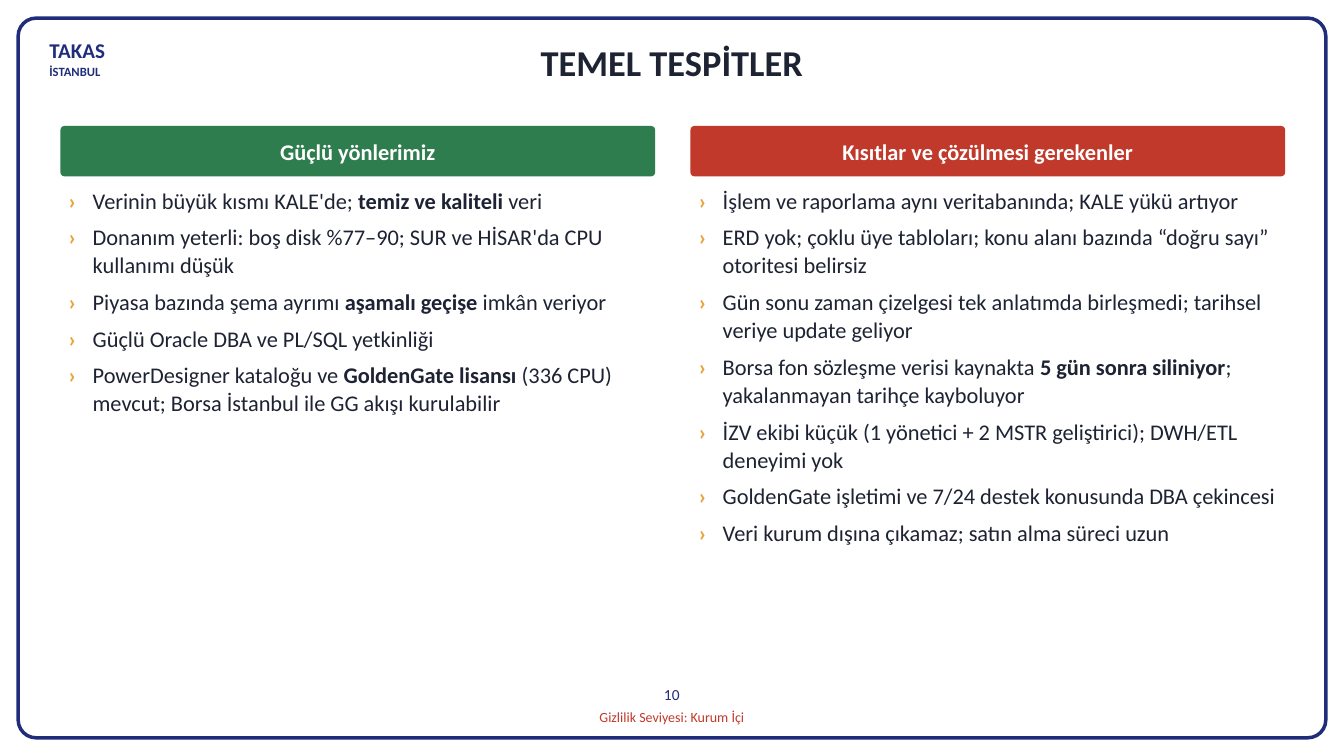
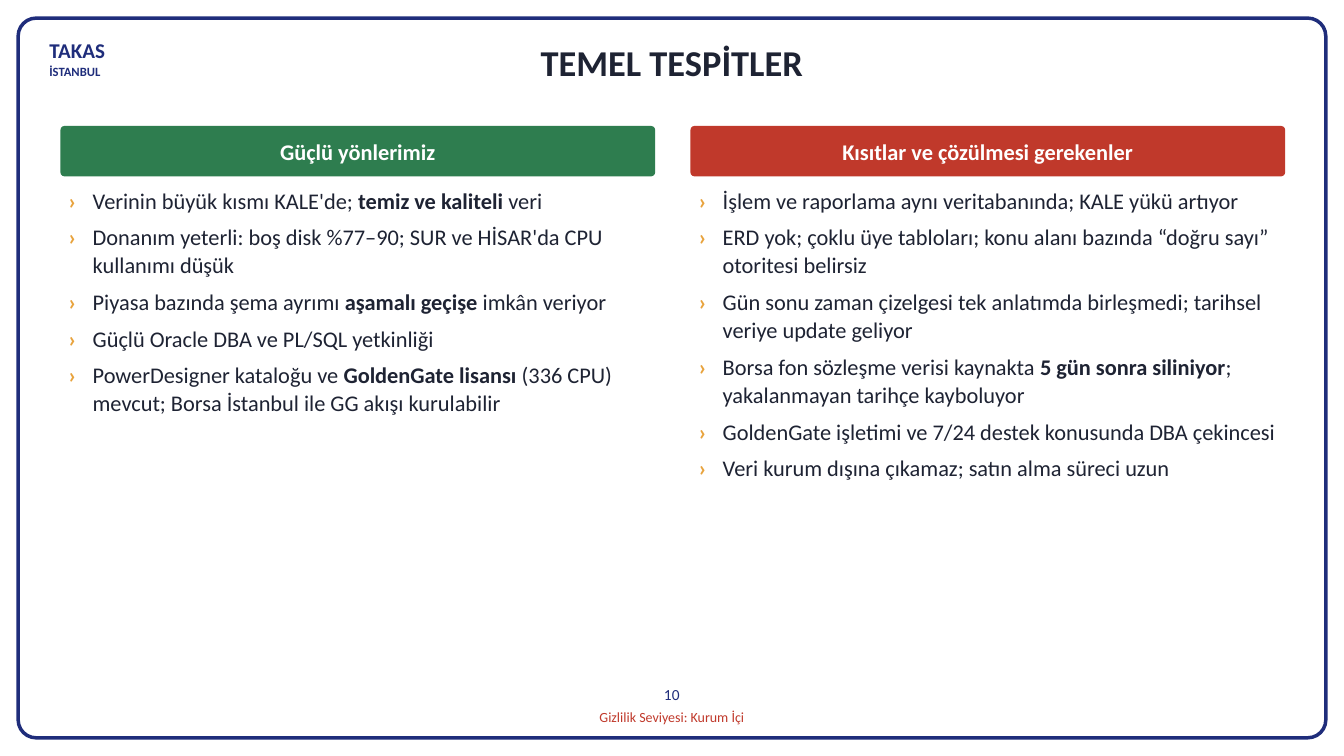
Before and after one commit to hanifidemirel0/Cursor-Projects, a slide deck: slide 10 of outputs/dwh-sunum-kasim-2026/5 - DWHSunum_Kasim2026.pptx. Drawn at 1344x756 pixels with LibreOffice and Linux fonts; fonts in the diff are those of the drawing. Boxes give left, top, right and bottom in pixels: in the first picture for what was removed or moved away, otherwise in the second. Text is boxed around its words. In the diff, an @@ line names an element or a change of style, - is before the commit and + after.

```diff
--- a/outputs/dwh-sunum-kasim-2026/5 - DWHSunum_Kasim2026.pptx
+++ b/outputs/dwh-sunum-kasim-2026/5 - DWHSunum_Kasim2026.pptx
@@ text at bbox=[723, 421, 1237, 472]: paragraph removed @@
-› İZV ekibi küçük (1 yönetici + 2 MSTR geliştirici); DWH/ETL deneyimi yok
```
Also in this commit, not shown: 2 other files.
